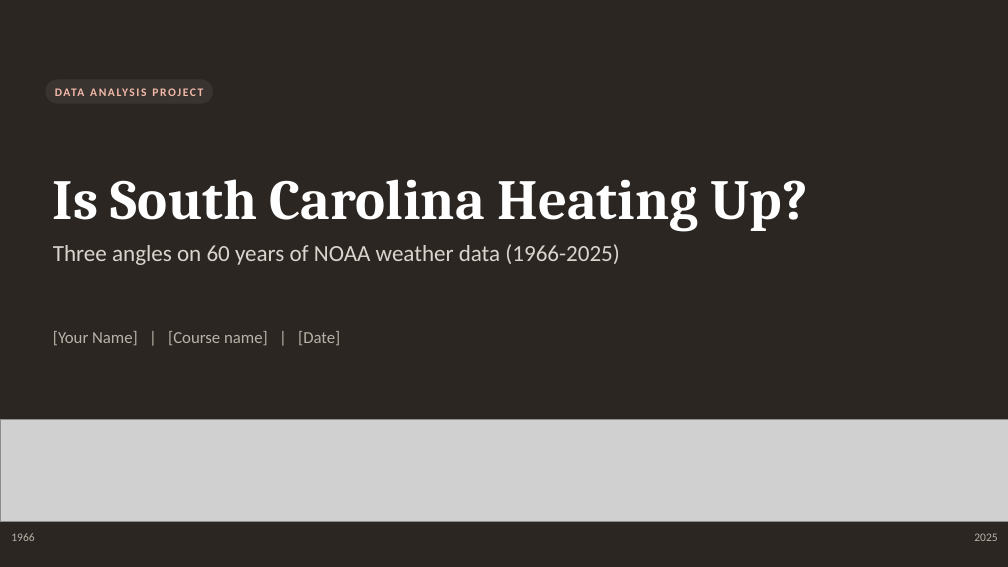
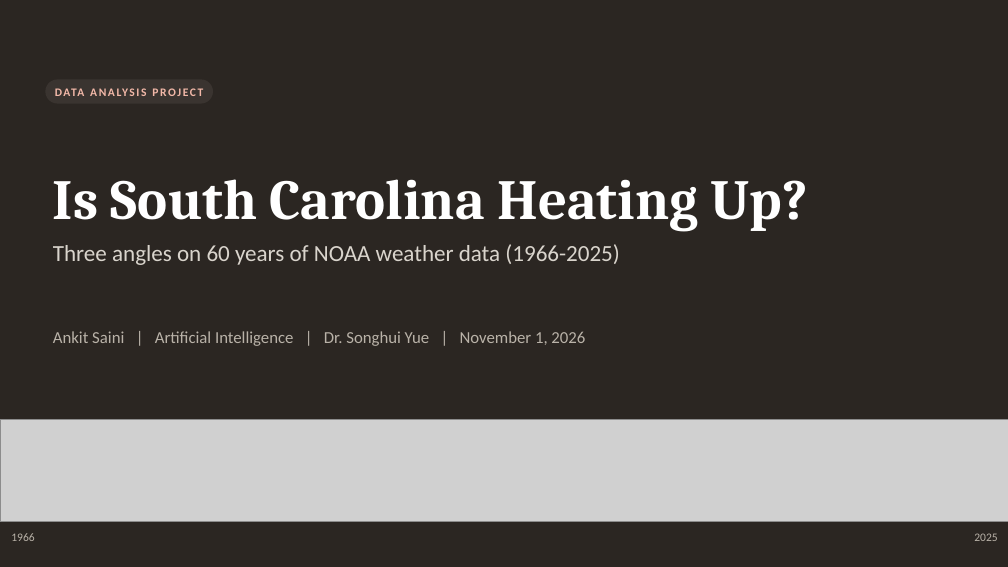
Before and after one commit to GITGUD360/P1-data-analysis-and-visualization, a slide deck: slide 1 of presentation/SC_Climate_Presentation.pptx. Drawn at 1008x567 pixels with LibreOffice and Linux fonts; fonts in the diff are those of the drawing; grey boxes stand for pictures. Boxes give left, top, right and bottom in pixels: in the first picture for what was removed or moved away, otherwise in the second. Text is boxed around its words. In the diff, an @@ line names an element or a change of style, - is before the commit and + after.

Commit message:
Add author, course and repository details; fix report images for Google Docs

```diff
--- a/presentation/SC_Climate_Presentation.pptx
+++ b/presentation/SC_Climate_Presentation.pptx
@@ text at box(53, 331, 585, 346): text changed @@
-[Your Name] | [Course name] | [Date]
+Ankit Saini | Artificial Intelligence | Dr. Songhui Yue | November 1, 2026
```
Also in this commit, not shown: 1 other slide changed, 6 other files.
